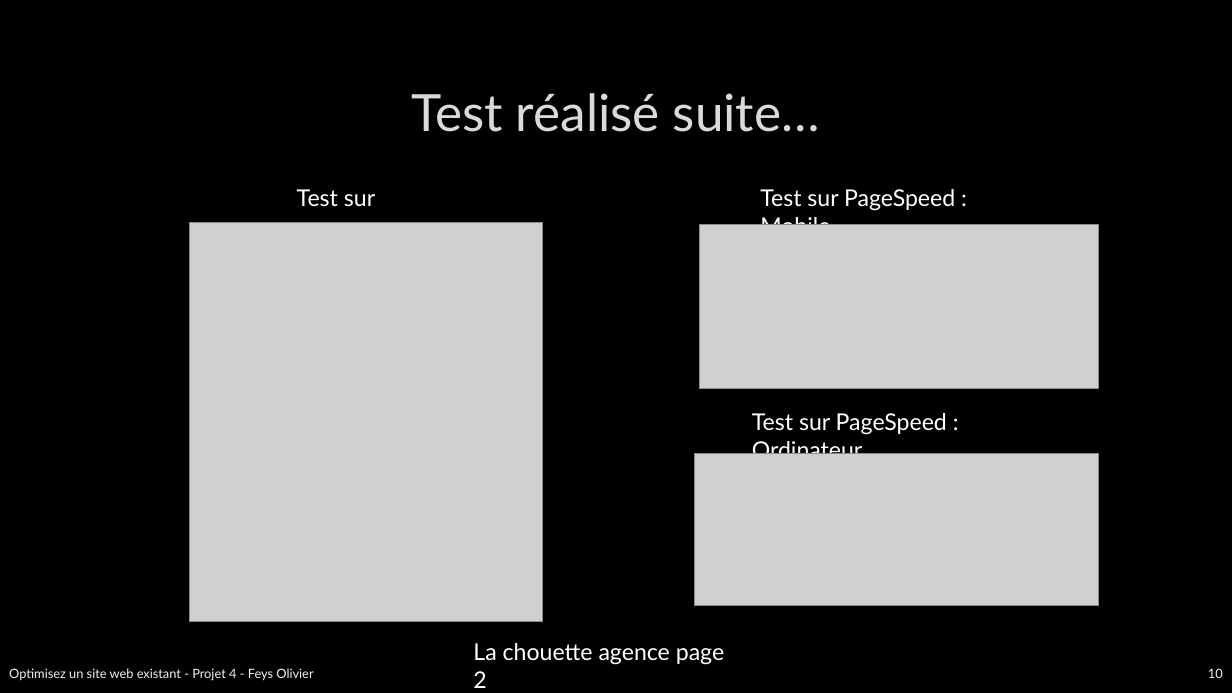
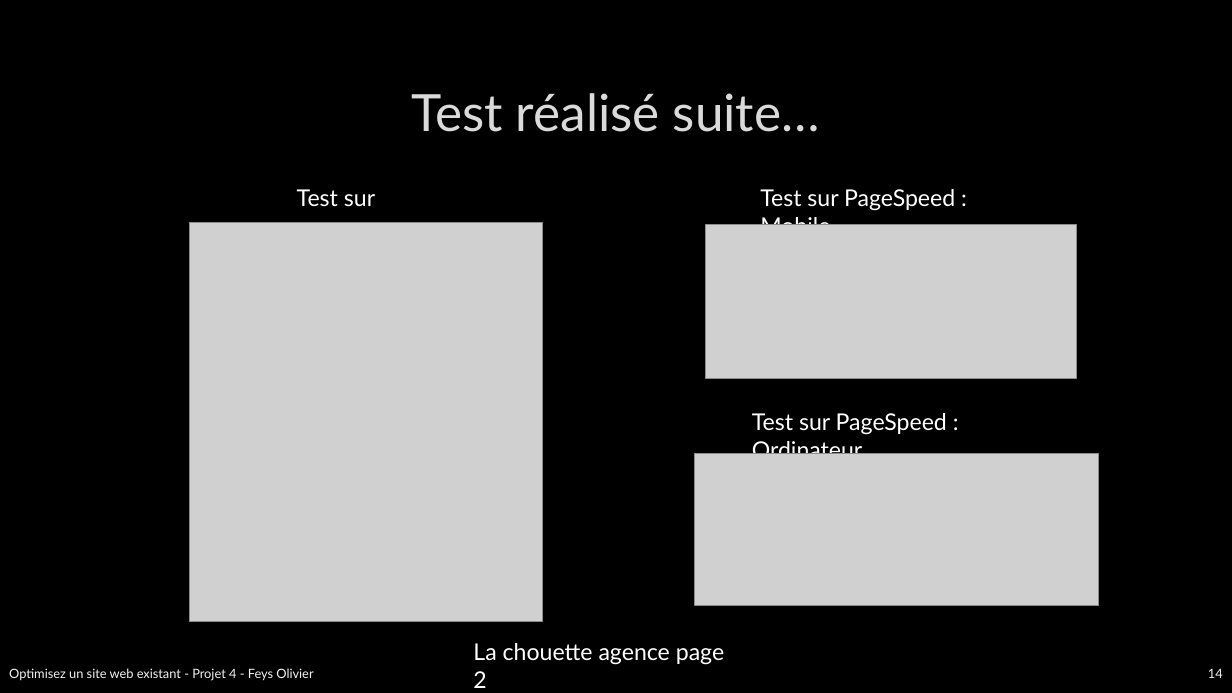
Before and after one commit to Olive59/Projet-4, a slide deck: slide 14 of p4-03-rapport.pptx (slide 10 before the commit). Drawn at 1232x693 pixels with LibreOffice and Linux fonts; fonts in the diff are those of the drawing; grey boxes stand for pictures; background and template pictures are left out. Boxes give left, top, right and bottom in pixels: in the first picture for what was removed or moved away, otherwise in the second. Text is boxed around its words. In the diff, an @@ line names an element or a change of style, - is before the commit and + after.

Commit message:
differents test

```diff
--- a/p4-03-rapport.pptx
+++ b/p4-03-rapport.pptx
@@ picture: place and size @@
-picture at (700,225,1099,389)
+picture at (706,225,1078,379)
@@ page number at (1208,668,1223,678): text changed @@
-10
+14
```
Also in this commit, not shown: 6 other slides changed, 3 slides added, 14 other files.
